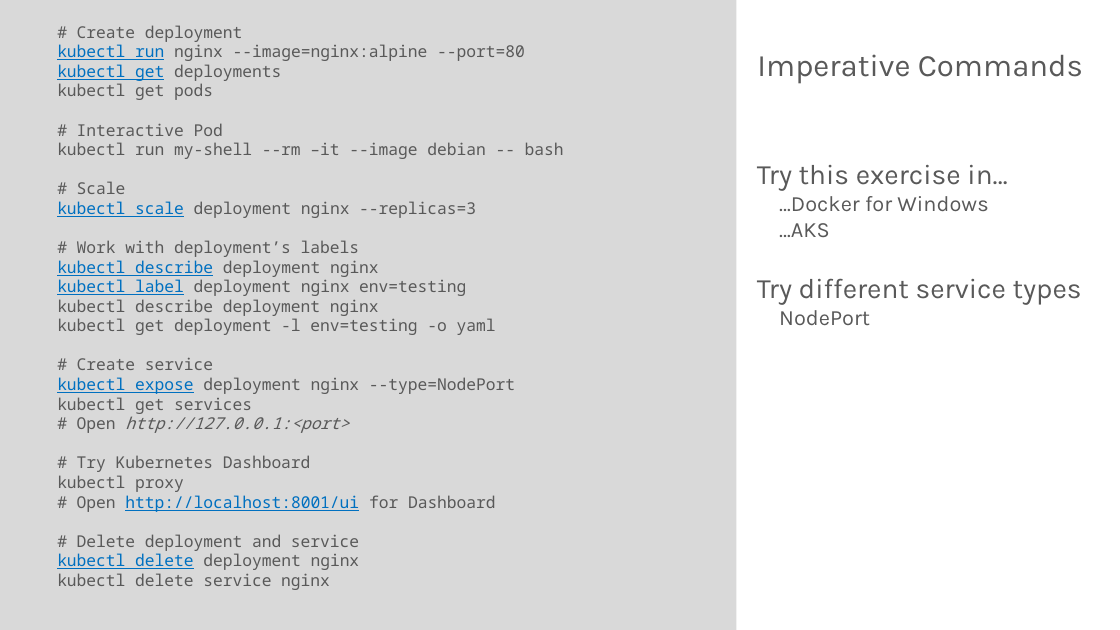
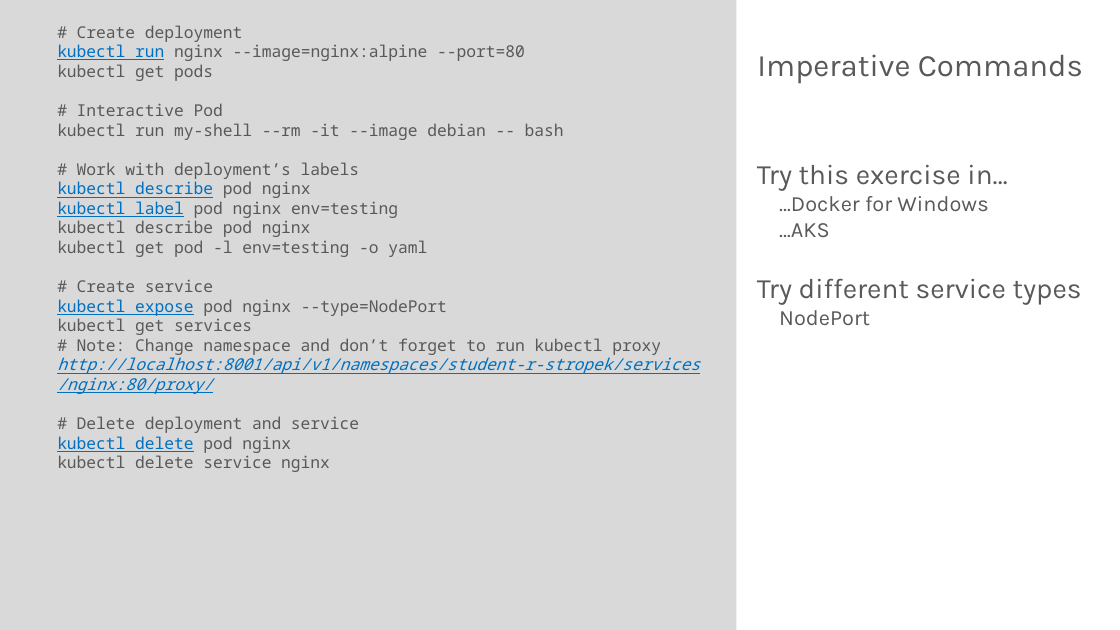
Before and after one commit to rstropek/DockerVS2015Intro, a slide deck: slide 19 of slides/Kubernetes-Workshop.pptx (slide 15 before the commit). Drawn at 1120x630 pixels with LibreOffice and Linux fonts; fonts in the diff are those of the drawing. Boxes give left, top, right and bottom in pixels: in the first picture for what was removed or moved away, otherwise in the second. Text is boxed around its words. In the diff, an @@ line names an element or a change of style, - is before the commit and + after.

```diff
--- a/slides/Kubernetes-Workshop.pptx
+++ b/slides/Kubernetes-Workshop.pptx
@@ text at [57, 64, 281, 81]: paragraph removed @@
-kubectl get deployments
@@ text at [57, 123, 564, 140]: text changed @@
-kubectl run my-shell --rm –it --image debian -- bash
-# Scale
-kubectl scale deployment nginx --replicas=3
+kubectl run my-shell --rm -it --image debian -- bash
@@ text at [57, 181, 427, 257]: text changed @@
-kubectl describe deployment nginx
-kubectl label deployment nginx env=testing
-kubectl describe deployment nginx
-kubectl get deployment -l env=testing -o yaml
+kubectl describe pod nginx
+kubectl label pod nginx env=testing
+kubectl describe pod nginx
+kubectl get pod -l env=testing -o yaml
@@ text at [57, 299, 447, 316]: text changed @@
-kubectl expose deployment nginx --type=NodePort
+kubectl expose pod nginx --type=NodePort
@@ text at [57, 338, 700, 394]: text changed; text colour #595959 to #0070C0; italic on @@
-# Open http://127.0.0.1:<port>
-# Try Kubernetes Dashboard
-kubectl proxy
-# Open http://localhost:8001/ui for Dashboard
+# Note: Change namespace and don’t forget to run kubectl proxy
+http://localhost:8001/api/v1/namespaces/student-r-stropek/services/nginx:80/proxy/
@@ text at [57, 436, 291, 453]: text changed; text colour #595959 to #0070C0 @@
-kubectl delete deployment nginx
+kubectl delete pod nginx
```
Also in this commit, not shown: 5 other slides changed, 6 slides added, 1 other file.
